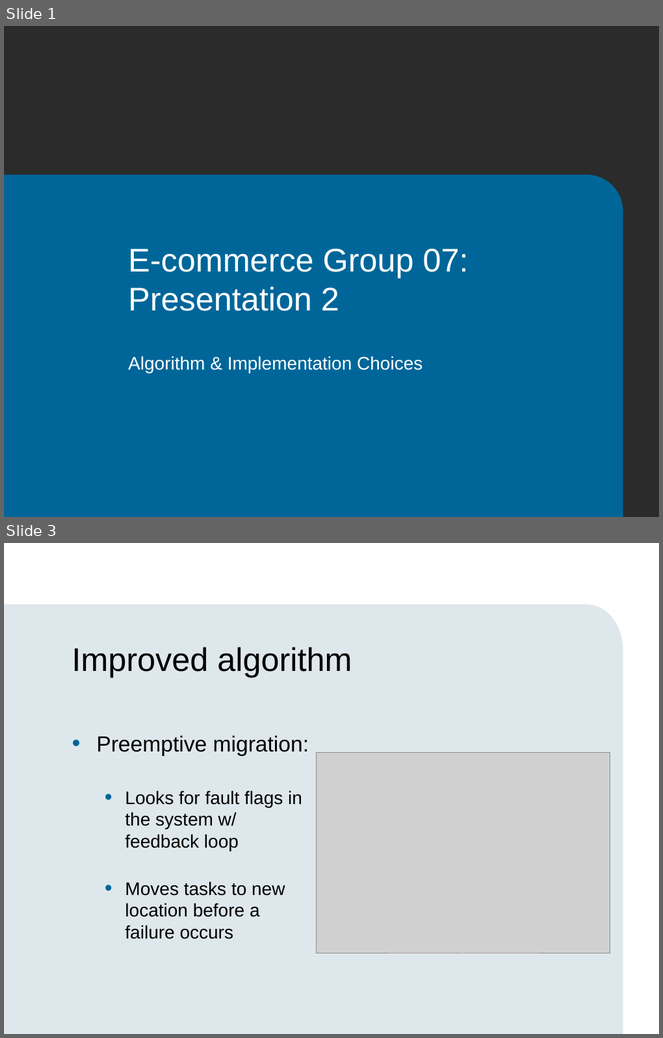
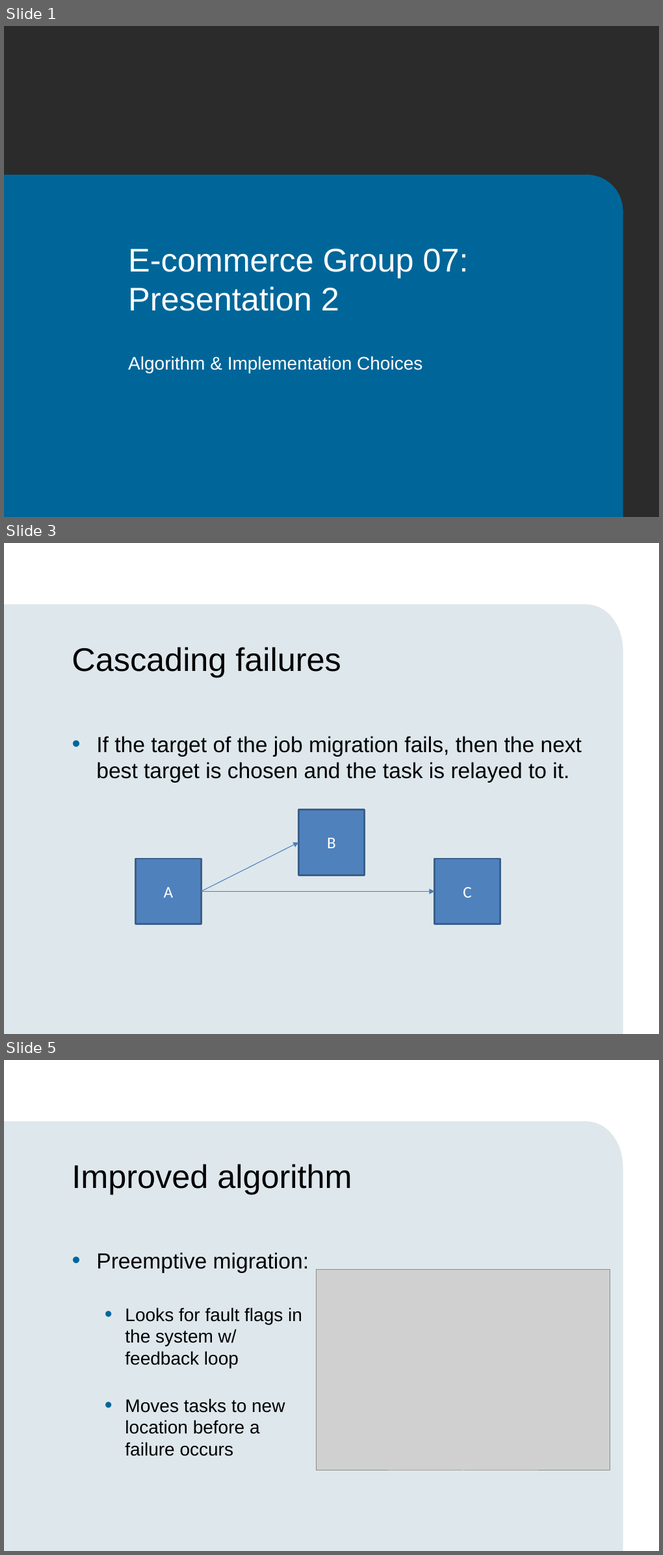
Before and after one commit to sevray1/e-commerce-assignment, a slide deck: presentation2/presentation2.pptx. Shown one above the other, each under a label of ours: slides 1 and 3 before the commit, slides 1, 3 and 5 after it; the slides between them are not shown. The pictures are 663x1038 and 663x1555 pixels, drawn with LibreOffice and Linux fonts; fonts in the diff are those of the drawing; grey boxes stand for pictures; background and template pictures are left out; a plain dark background stands for a picture behind light text. Boxes give left, top, right and bottom in pixels: in the first picture for what was removed or moved away, otherwise in the second. Text is boxed around its words. In the diff, an @@ line names an element or a change of style, - is before the commit and + after.

```diff
--- a/presentation2/presentation2.pptx
+++ b/presentation2/presentation2.pptx
@@ slide 3 added at <box>4,543,659,1034</box>, background #FFFFFF; not listed: 3 template elements that a slide beside it also shows @@
@@ title added at <box>72,647,341,678</box>, 36 pt, text #000000 @@
+Cascading failures
@@ text added at <box>96,736,582,783</box>, 24 pt, text #000000 @@
+• If the target of the job migration fails, then the next best target is chosen and the task is relayed to it.
@@ rectangle added at <box>299,809,364,875</box>, fill #4F81BD, outline #3A5F8C 2 pt, 18 pt, text #FFFFFF @@
+B
@@ arrow added from (201, 891) to (299, 843), #4B7EBC 0.75 pt @@
@@ rectangle added at <box>136,859,201,925</box>, fill #4F81BD, outline #3A5F8C 2 pt, 18 pt, text #FFFFFF @@
+A
@@ rectangle added at <box>434,859,500,925</box>, fill #4F81BD, outline #3A5F8C 2 pt, 18 pt, text #FFFFFF @@
+C
@@ arrow added from (201, 891) to (434, 891), #4B7EBC 0.75 pt @@
@@ what was slide 3 is now slide 5 @@
```
Also in this commit, not shown: 3 slides changed, 1 other slide added, 1 other file.
